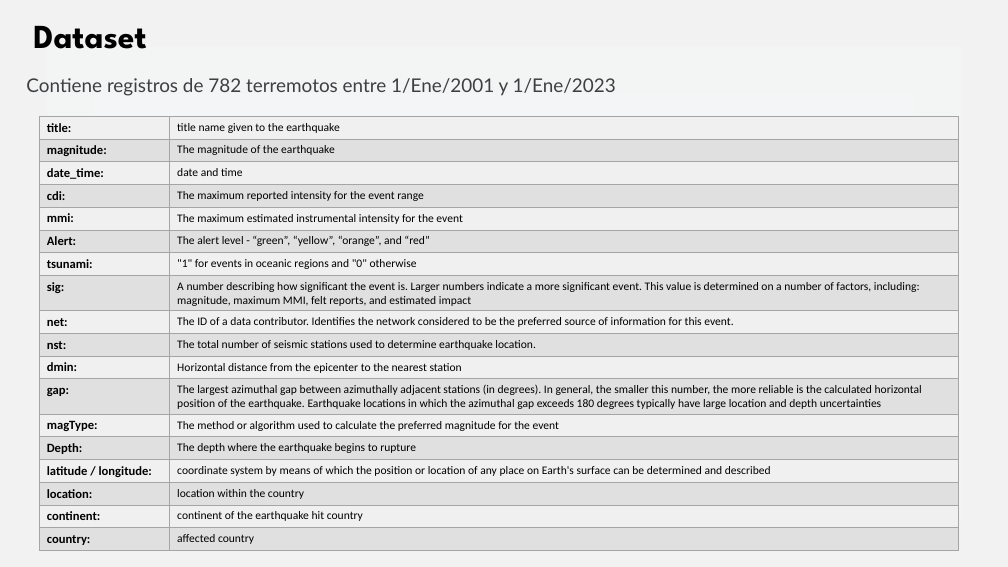
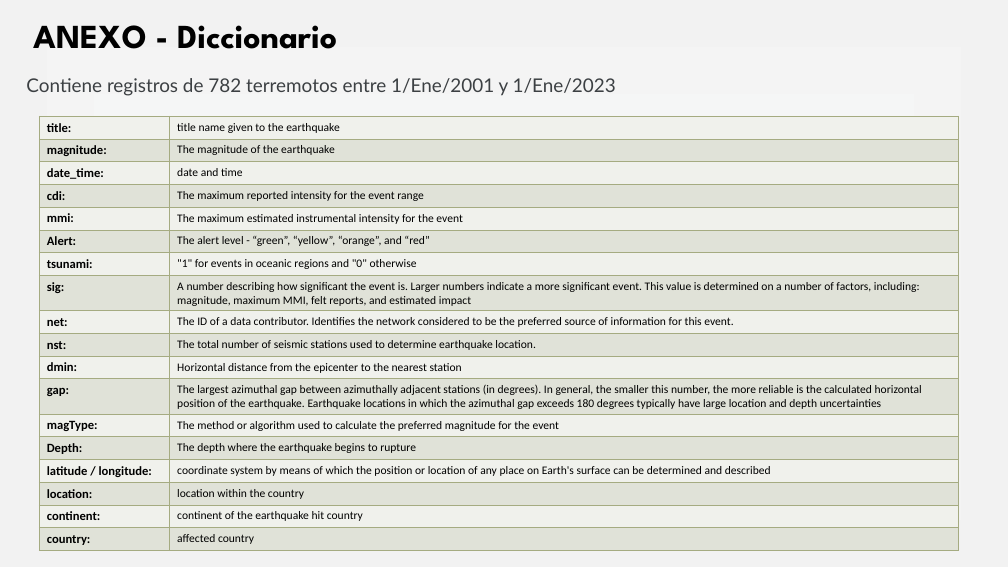
Before and after one commit to Erwin-d3v/Proyecto-2, a slide deck: slide 16 of Final.pptx (slide 3 before the commit). Drawn at 1008x567 pixels with LibreOffice and Linux fonts; fonts in the diff are those of the drawing. Boxes give left, top, right and bottom in pixels: in the first picture for what was removed or moved away, otherwise in the second. Text is boxed around its words. In the diff, an @@ line names an element or a change of style, - is before the commit and + after.

Commit message:
Presentación final

```diff
--- a/Final.pptx
+++ b/Final.pptx
@@ background gradient #F7FAFD to #F2F2F2 to gradient #FAFBFD to #F2F2F2 @@
@@ title at bbox=[33, 25, 337, 49]: text changed @@
-Dataset
+ANEXO - Diccionario
@@ table at bbox=[39, 116, 959, 550] @@
@@ fill #F0F0F0 to #F0F1ED in 18 cells @@
@@ fill #E1E1E1 to #E1E2D8 in 18 cells @@
@@ borders changed @@
```
Also in this commit, not shown: 3 other slides changed, 12 slides added, 9 slides removed, 1 other file.
